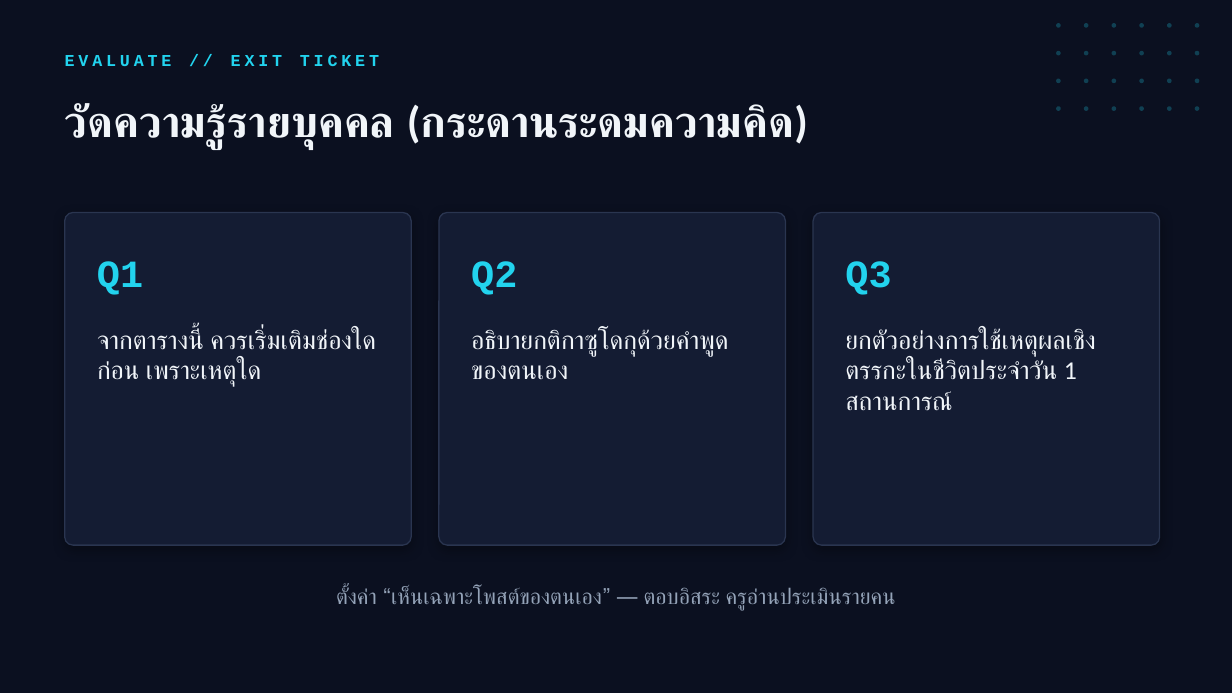
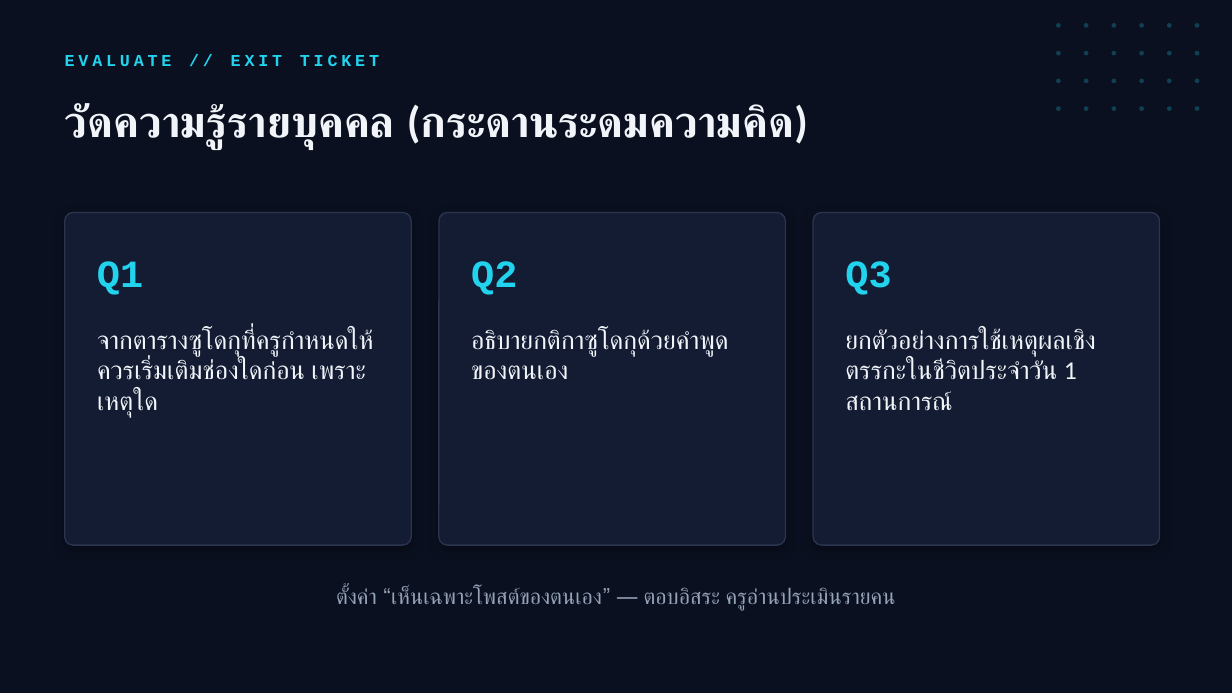
Before and after one commit to keecpe10/FlowQuest, a slide deck: slide 10 of สไลด์สอน_ซูโดกุ_ป5.pptx (slide 9 before the commit). Drawn at 1232x693 pixels with LibreOffice and Linux fonts; fonts in the diff are those of the drawing. Boxes give left, top, right and bottom in pixels: in the first picture for what was removed or moved away, otherwise in the second. Text is boxed around its words. In the diff, an @@ line names an element or a change of style, - is before the commit and + after.

```diff
--- a/สไลด์สอน_ซูโดกุ_ป5.pptx
+++ b/สไลด์สอน_ซูโดกุ_ป5.pptx
@@ text at box(97, 329, 374, 418): text changed @@
-จากตารางนี้ ควรเริ่มเติมช่องใดก่อน เพราะเหตุใด
+จากตารางซูโดกุที่ครูกำหนดให้ ควรเริ่มเติมช่องใดก่อน เพราะเหตุใด
```
Also in this commit, not shown: 3 other slides changed, 2 slides added, 48 other files.
